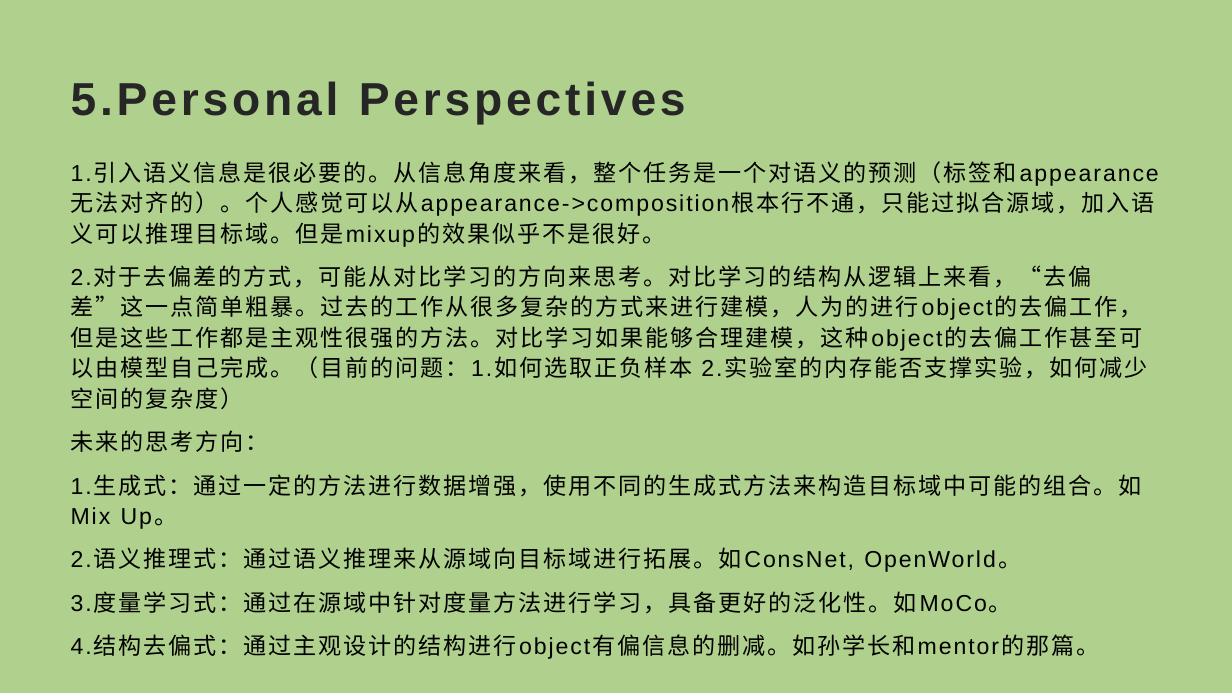
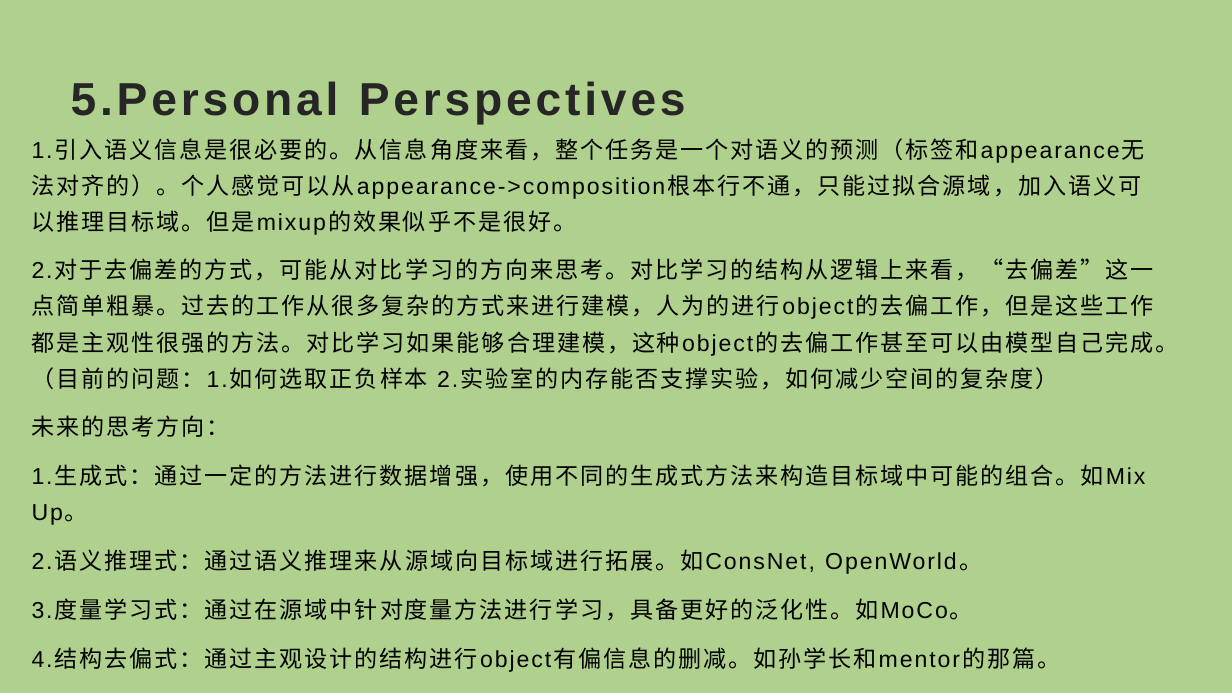
Before and after one commit to Randle-Github/paper-video-action-recognition, a slide deck: slide 13 of compositional action recognition survey.pptx. Drawn at 1232x693 pixels with LibreOffice and Linux fonts; fonts in the diff are those of the drawing. Boxes give left, top, right and bottom in pixels: in the first picture for what was removed or moved away, otherwise in the second. Text is boxed around its words. In the diff, an @@ line names an element or a change of style, - is before the commit and + after.

```diff
--- a/compositional action recognition survey.pptx
+++ b/compositional action recognition survey.pptx
@@ text "1.引入语义信息是很必要的。从信息角度来看，整个任务是一个对语义的预测（标签和appearance无法对齐的）。个人感觉 ...": place and size @@
-text "1.引入语义信息是很必要的。从信息角度来看，整个任务是一个对语义的预测（标签和appearance无法对齐的）。个人感觉 ..." at bbox=[71, 162, 1155, 659]
+text "1.引入语义信息是很必要的。从信息角度来看，整个任务是一个对语义的预测（标签和appearance无法对齐的）。个人感觉 ..." at bbox=[32, 139, 1179, 672]
@@ text "1.引入语义信息是很必要的。从信息角度来看，整个任务是一个对语义的预测（标签和appearance无法对齐的）。个人感觉 ..." at bbox=[32, 139, 1179, 672]: line spacing 1.1 to 1.3 @@
```
Also in this commit, not shown: 2 other slides changed.
